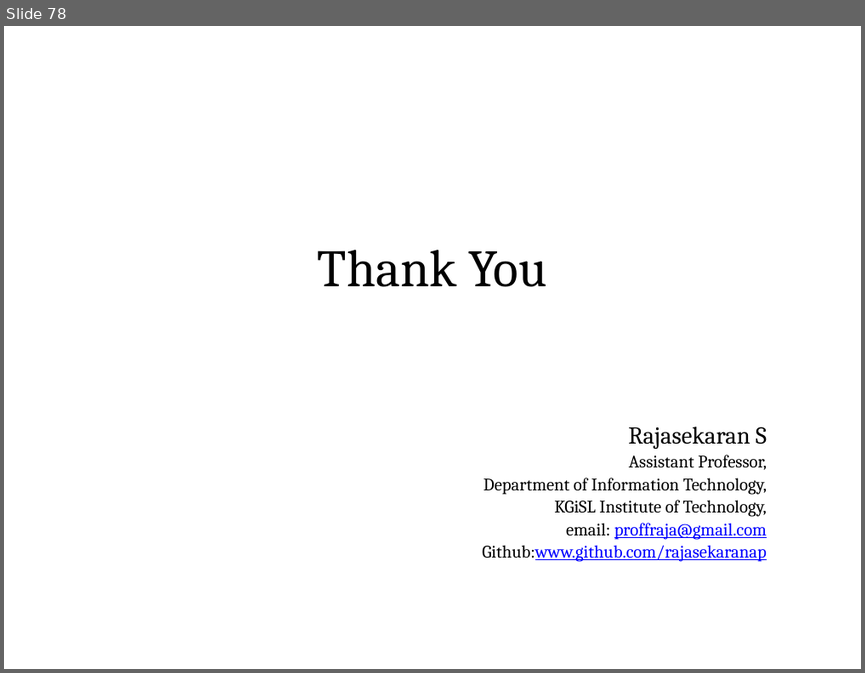
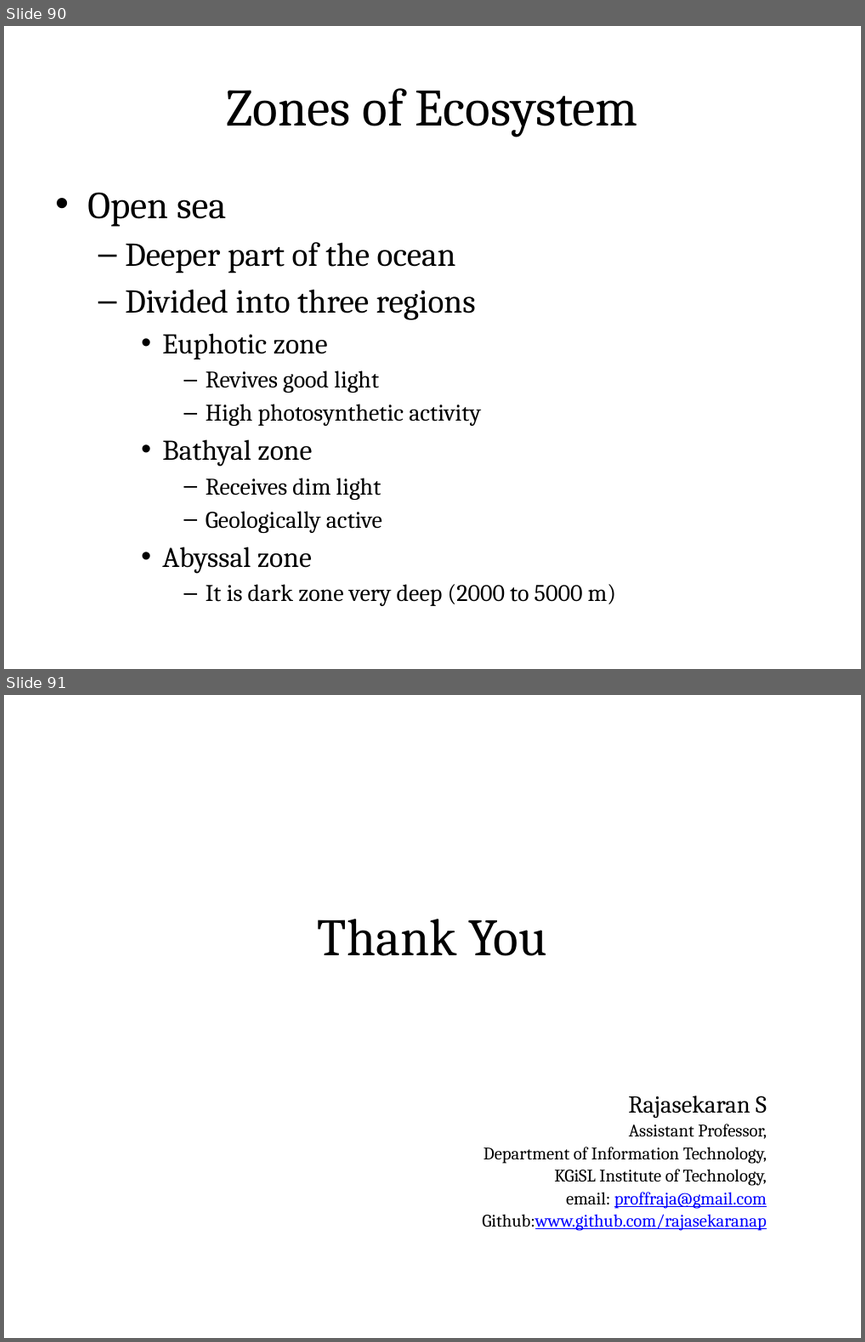
Before and after one commit to rajasekaran36/GE8291-Environmental-Science-and-Engineering, a slide deck: Slides/GE8291-U1.pptx. Shown one above the other, each under a label of ours: slide 78 before the commit, slides 90 and 91 after it. The pictures are 865x673 and 865x1342 pixels, drawn with LibreOffice and Linux fonts; fonts in the diff are those of the drawing. Boxes give left, top, right and bottom in pixels: in the first picture for what was removed or moved away, otherwise in the second. Text is boxed around its words. In the diff, an @@ line names an element or a change of style, - is before the commit and + after.

```diff
--- a/Slides/GE8291-U1.pptx
+++ b/Slides/GE8291-U1.pptx
@@ slide 90 added at <box>4,26,861,669</box>, background #FFFFFF @@
@@ title added at <box>46,52,818,159</box>, fill gradient #DAFDA7 to #E4FCC2 to #F5FFE7, outline #98B955 0.75 pt, 44 pt, text #000000 @@
+Zones of Ecosystem
@@ text added at <box>87,192,617,606</box>, 20 pt, text #000000 @@
+• Open sea
+  – Deeper part of the ocean
+  – Divided into three regions
+    • Euphotic zone
+      – Revives good light
+      – High photosynthetic activity
+    • Bathyal zone
+      – Receives dim light
+      – Geologically active
+    • Abyssal zone
+      – It is dark zone very deep (2000 to 5000 m)
@@ what was slide 78 is now slide 91 @@
```
Also in this commit, not shown: 12 other slides added, 1 other file.
